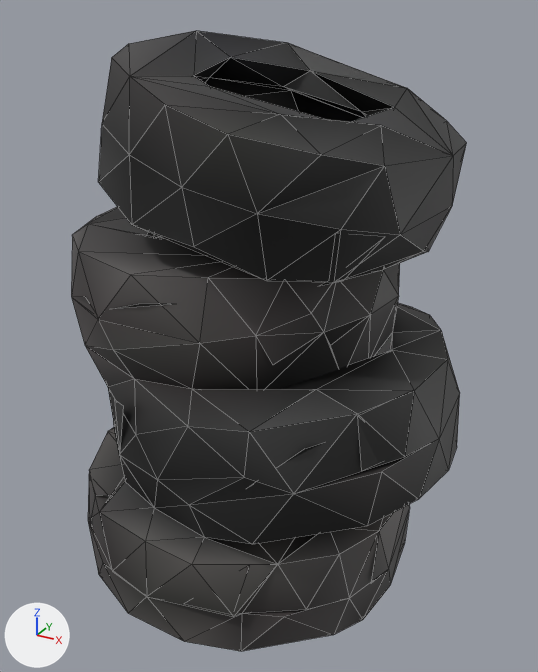
Renders of the glTF model public/models/prop_tires.glb from each side of a commit.
Both versions are drawn from a 50 mm camera at (0.805, -1.433, 1.344) aimed at (0.018, -0.001, 0.628). Lighting does not change. The marker at lower left points along +X, +Y and +Z. The picture after the commit comes second. Mesh edges are drawn as thin lines. Where no turn or scale is listed for an object, it has been applied to the vertices.
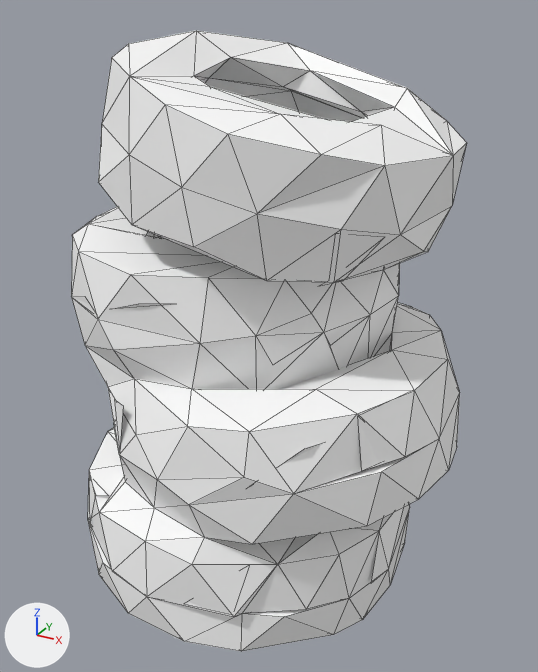
Boxes [x1, y1, x2, y2] around the edits, measured in the pictures (538 x 672 px; the box of a moved part takes in the faces that stretch with it):
'Mesh_0', recoloured, surface changed (lighter)
    both: [71, 30, 466, 651]
part 1 of me_mesh_0, moved or reshaped
    both: [89, 399, 123, 525]

The change, as a list of edits to the scene's bpy script:
```text
Change mat_material_0:
    where n0 = _N.new('ShaderNodeBsdfPrincipled'); n0.name = 'Principled BSDF'
    add n0.inputs[0].default_value = (1.0, 1.0, 1.0, 1.0)  # 'Base Color', white #ffffff
    remove n2 = _N.new('ShaderNodeVertexColor'); n2.name = 'Color Attribute'
    remove _L.new(n2.outputs[0], n0.inputs[0])  # 'Color' to 'Base Color'
Change me_mesh_0:
    where me_mesh_0.from_pydata(...)  # 463 vertices, 872 faces; spans x -0.48..0.48, y -0.432..0.432, z -0.65..0.65
    used by ob_mesh_0; location = (0.0, 0.0, 0.65)
    verts and faces of me_mesh_0; kept vertices keep their numbers, new ones are numbered from 463
    before: 14 (-0.362, -0.248, 0.091) at pixel (71, 296), 15 (-0.434, -0.122, -0.027), 33 (-0.44, -0.138, 0.077), 422 (-0.354, -0.266, -0.378) at pixel (88, 473), 423 (-0.316, -0.322, -0.492) at pixel (89, 527)
    before: 425 (-0.268, -0.338, -0.367) at pixel (95, 495), 426 (-0.227, -0.338, -0.354) at pixel (108, 495), 436 (-0.19, -0.329, -0.091) at pixel (114, 399), 437 (-0.142, -0.355, -0.083) at pixel (123, 405), 438 (-0.174, -0.345, -0.216) at pixel (119, 452)
    me_mesh_0 part 1
    add delete_faces([(14, 33, 15), (422, 425, 423), (422, 426, 425), (436, 438, 437)])
    add faces += [(14, 15, 33), (422, 423, 425), (422, 425, 426), (436, 437, 438)]
```
